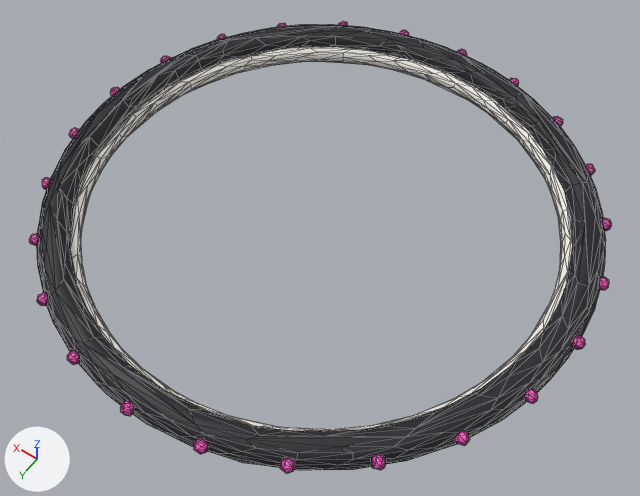
Before and after pictures for a commit that changed the glTF model public/models/lod/hole_rim.glb.
Camera for both pictures: a 50 mm camera at (-1.28, 1.8, 2.59) aimed at (-0.07, 0.1, -0.08). The axes (+X, +Y, +Z) are drawn at lower left. The lights are the same throughout. The first picture is the older version. Mesh edges are drawn as thin lines.

Objects in the first picture: 'hole_rim'.
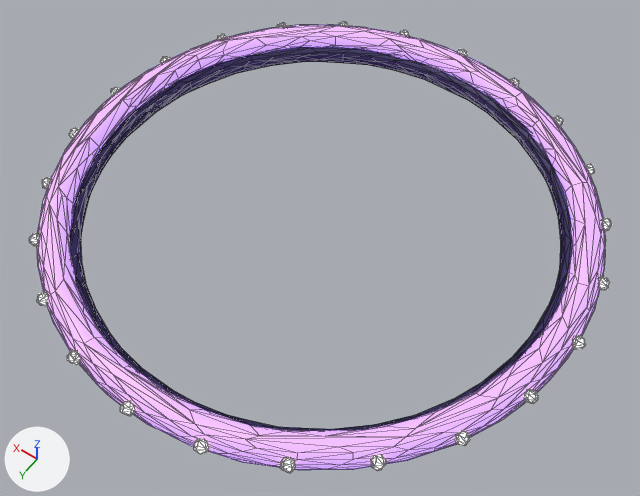
Location of each change, [x1, y1, x2, y2] in pixels of the pictures (640 x 496 px; the box of a moved part takes in the faces that stretch with it):
'hole_rim', reshaped, moved, rescaled
    both: [29, 21, 612, 473]
part 1 of me_hole_rim_003, moved or reshaped
    before: [29, 21, 611, 473]
    after: [29, 21, 610, 473]
part 2 of me_hole_rim_003, surface changed (grey to purple)
    both: [31, 23, 612, 470]

What changed in the scene script:
```text
Change me_hole_rim_003:
    where me_hole_rim_003.from_pydata(...)  # 1670 vertices, 3244 faces; spans x -1.0..1.0, y -1.0..1.0, z -0.06..0.06
    used by ob_hole_rim; location = (0.0, -0.001, 0.01); scale = (1.08, 1.08, 1.08)
    me_hole_rim_003 part 1: 40 vertices moved within x -0.96..0.96, y -0.98..0.97, z 0.01..0.05; 127 vertices removed from x -1.0..0.99, y -1.0..1.0, z 0.01..0.05; 127 vertices added at x -1.0..0.99, y -1.0..0.99, z 0.01..0.05
    me_hole_rim_003 part 2: 2626 kept faces spanning x -1.0..1.0, y -1.0..1.0, z -0.06..0.06 get new texture (UV) coordinates
Change ob_hole_rim:
    ob_hole_rim.location: (0.0, -0.001, 0.01) -> (-0.001, -0.001, 0.01)
```
